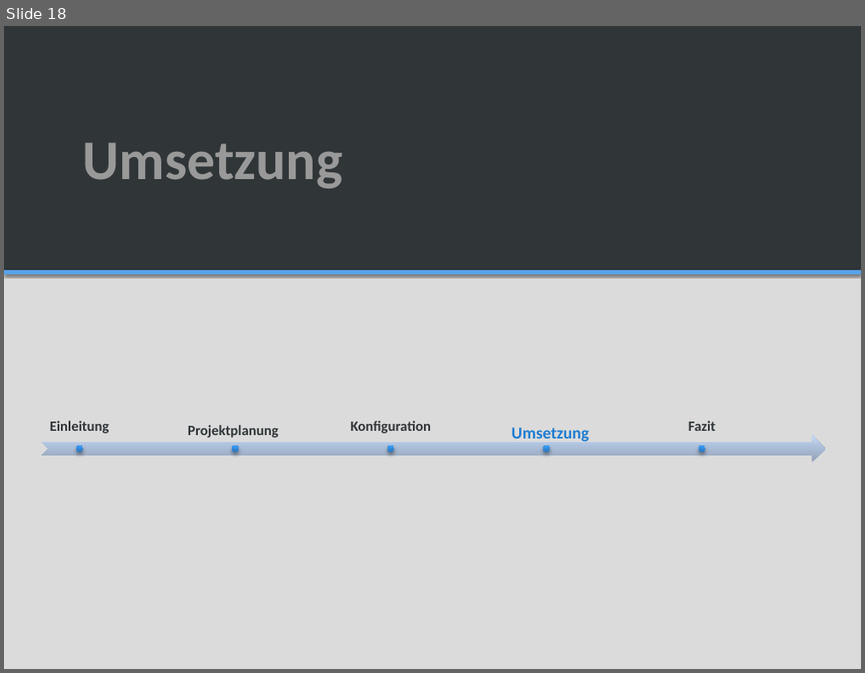
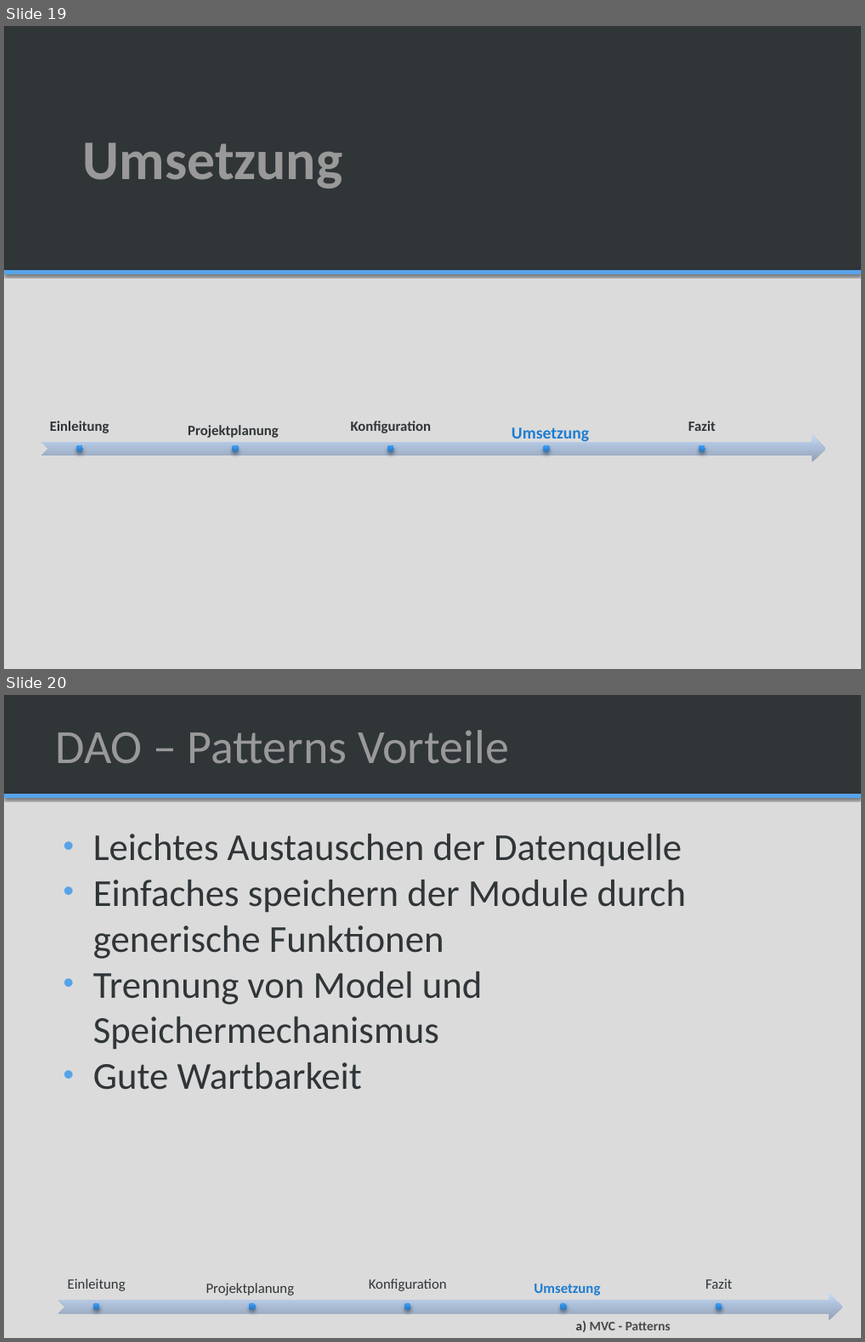
Before and after one commit to SAS-Systems/Unveiled-Documentation, a slide deck: Unveiled_MidtermPresentation_V1.0.pptx. Shown one above the other, each under a label of ours: slide 18 before the commit, slides 19 and 20 after it. The pictures are 865x673 and 865x1342 pixels, drawn with LibreOffice and Linux fonts; fonts in the diff are those of the drawing; background and template pictures are left out. Boxes give left, top, right and bottom in pixels: in the first picture for what was removed or moved away, otherwise in the second. Text is boxed around its words. In the diff, an @@ line names an element or a change of style, - is before the commit and + after.

```diff
--- a/Unveiled_MidtermPresentation_V1.0.pptx
+++ b/Unveiled_MidtermPresentation_V1.0.pptx
@@ slide 20 added at (x1=4, y1=695, x2=861, y2=1338), background #DBDBDB; not listed: 1 template element that a slide beside it also shows @@
@@ rectangle added at (x1=4, y1=695, x2=861, y2=794), fill #303538 @@
@@ title added at (x1=55, y1=730, x2=509, y2=763), 40 pt, text #999999 @@
+  DAO – Patterns Vorteile
@@ text added at (x1=93, y1=834, x2=686, y2=1089), 32 pt, text #303538 @@
+• Leichtes Austauschen der Datenquelle
+• Einfaches speichern der Module durch generische Funktionen
+• Trennung von Model und Speichermechanismus
+• Gute Wartbarkeit
@@ group added at (x1=59, y1=1278, x2=843, y2=1320): 5 texts, 5 ellipses, 1 notched right arrow @@
+Einleitung
+Projektplanung
+Konfiguration
+Umsetzung
+Fazit
@@ text added at (x1=576, y1=1321, x2=670, y2=1332), 11 pt, text #4A4A4A, bold @@
+  a) MVC - Patterns
@@ what was slide 18 is now slide 19 @@
```
Also in this commit, not shown: 4 slides changed, 3 other slides added, 5 other files.
